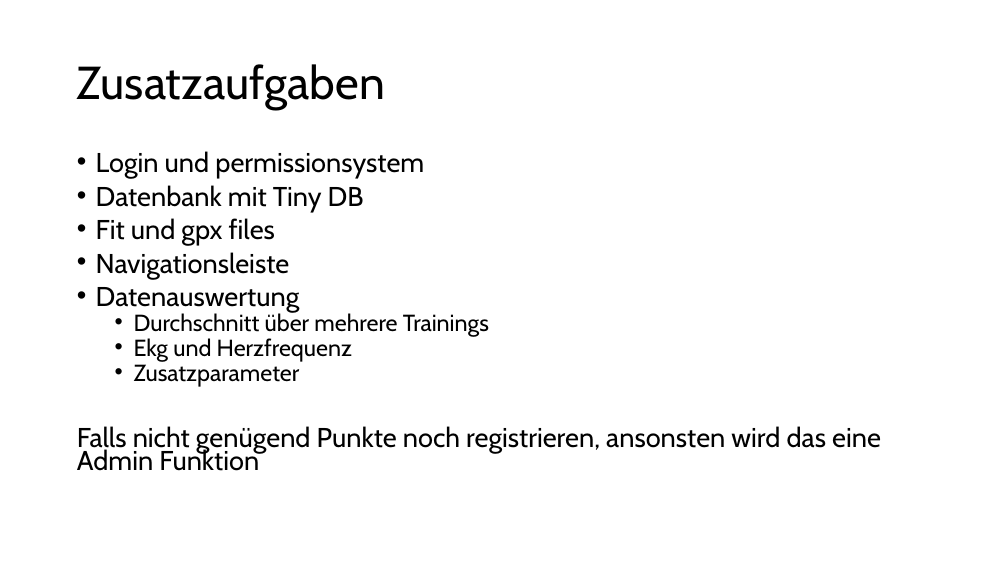
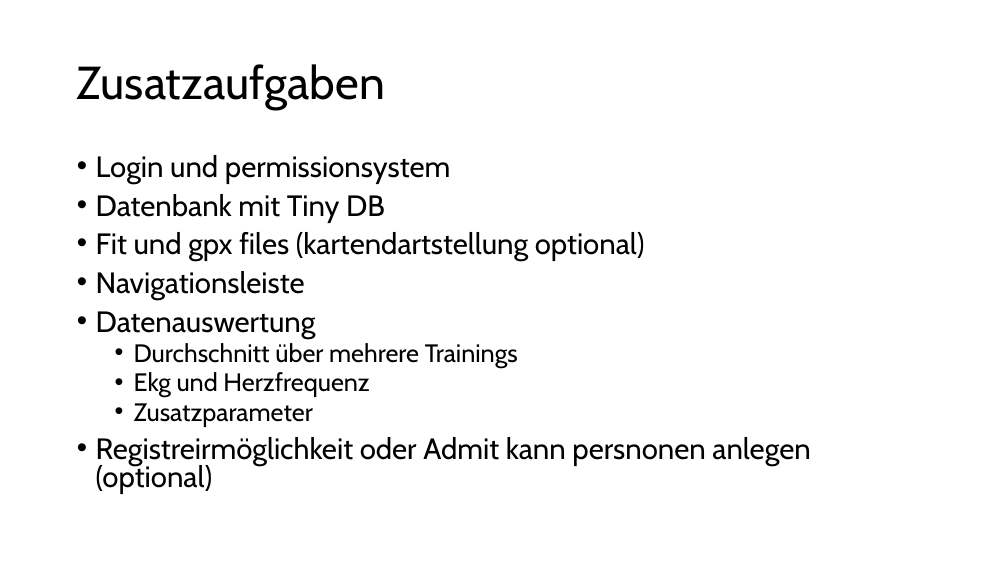
Before and after one commit to jlmci/Programier-bung_2_Abschlussarbeit, a slide deck: slide 9 of Trainingstagebuch.pptx. Drawn at 1008x567 pixels with LibreOffice and Linux fonts; fonts in the diff are those of the drawing. Boxes give left, top, right and bottom in pixels: in the first picture for what was removed or moved away, otherwise in the second. Text is boxed around its words. In the diff, an @@ line names an element or a change of style, - is before the commit and + after.

```diff
--- a/Trainingstagebuch.pptx
+++ b/Trainingstagebuch.pptx
@@ text at (96, 155, 518, 427): size 25.9 to 28 pt in "Login und permissionsystem", "Datenbank mit Tiny DB", "Navigationsleiste", "Datenauswertung"; size 22.2 to 24 pt in "Durchschnitt über mehrere Trainings", "Ekg und Herzfrequenz", "Zusatzparameter"; line spacing 0.7 to 0.8 @@
@@ text at (96, 232, 645, 261): text changed; size 25.9 to 28 pt @@
-• Fit und gpx files
+• Fit und gpx files (kartendartstellung optional)
@@ text at (96, 437, 810, 494): text changed; size 25.9 to 28 pt @@
-Falls nicht genügend Punkte noch registrieren, ansonsten wird das eine Admin Funktion
+• Registreirmöglichkeit oder Admit kann persnonen anlegen (optional)
```
Also in this commit, not shown: 5 other files.
